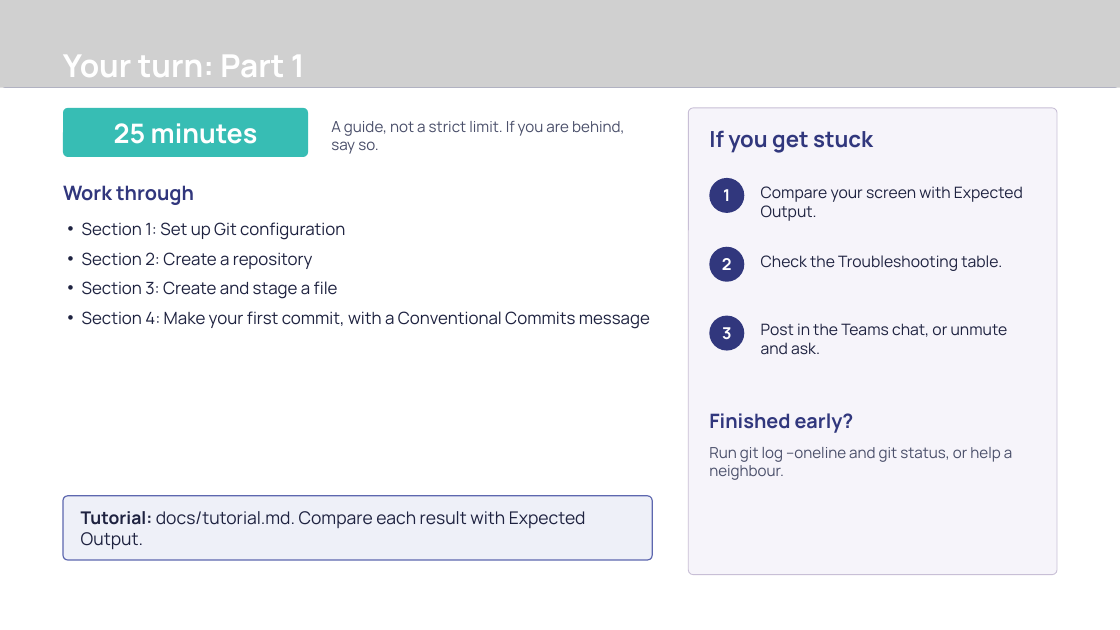
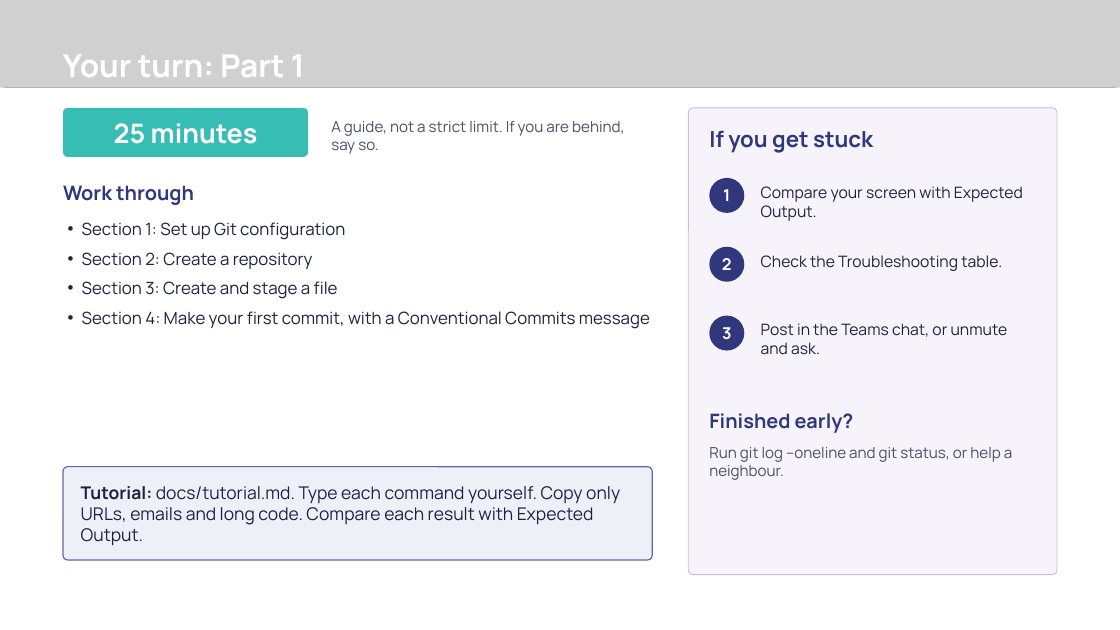
Before and after one commit to Revolution-Data-Platforms/Introduction-to-Git-Workshop, a slide deck: slide 14 of presentation/introduction-to-git-workshop.pptx. Drawn at 1120x630 pixels with LibreOffice and Linux fonts; fonts in the diff are those of the drawing; grey boxes stand for pictures; background and template pictures are left out. Boxes give left, top, right and bottom in pixels: in the first picture for what was removed or moved away, otherwise in the second. Text is boxed around its words. In the diff, an @@ line names an element or a change of style, - is before the commit and + after.

Commit message:
docs(workshop): ask attendees to type commands by hand
Update the materials slide, the work-block slides and the presenter guide. Copying is for URLs, emails and long code only.

```diff
--- a/presentation/introduction-to-git-workshop.pptx
+++ b/presentation/introduction-to-git-workshop.pptx
@@ rounded rectangle "Tutorial: docs/tutorial.md. Type each command ...": place and size @@
-rounded rectangle "Tutorial: docs/tutorial.md. Type each command ..." at [63,496,652,560]
+rounded rectangle "Tutorial: docs/tutorial.md. Type each command ..." at [63,466,652,560]
@@ rounded rectangle "Tutorial: docs/tutorial.md. Type each command ..." at [63,466,652,560]: proportions changed @@
@@ text in rounded rectangle at [81,486,620,545]: text changed @@
-Tutorial: docs/tutorial.md. Compare each result with Expected Output.
+Tutorial: docs/tutorial.md. Type each command yourself. Copy only URLs, emails and long code. Compare each result with Expected Output.
```
Also in this commit, not shown: 3 other slides changed, 2 other files.
